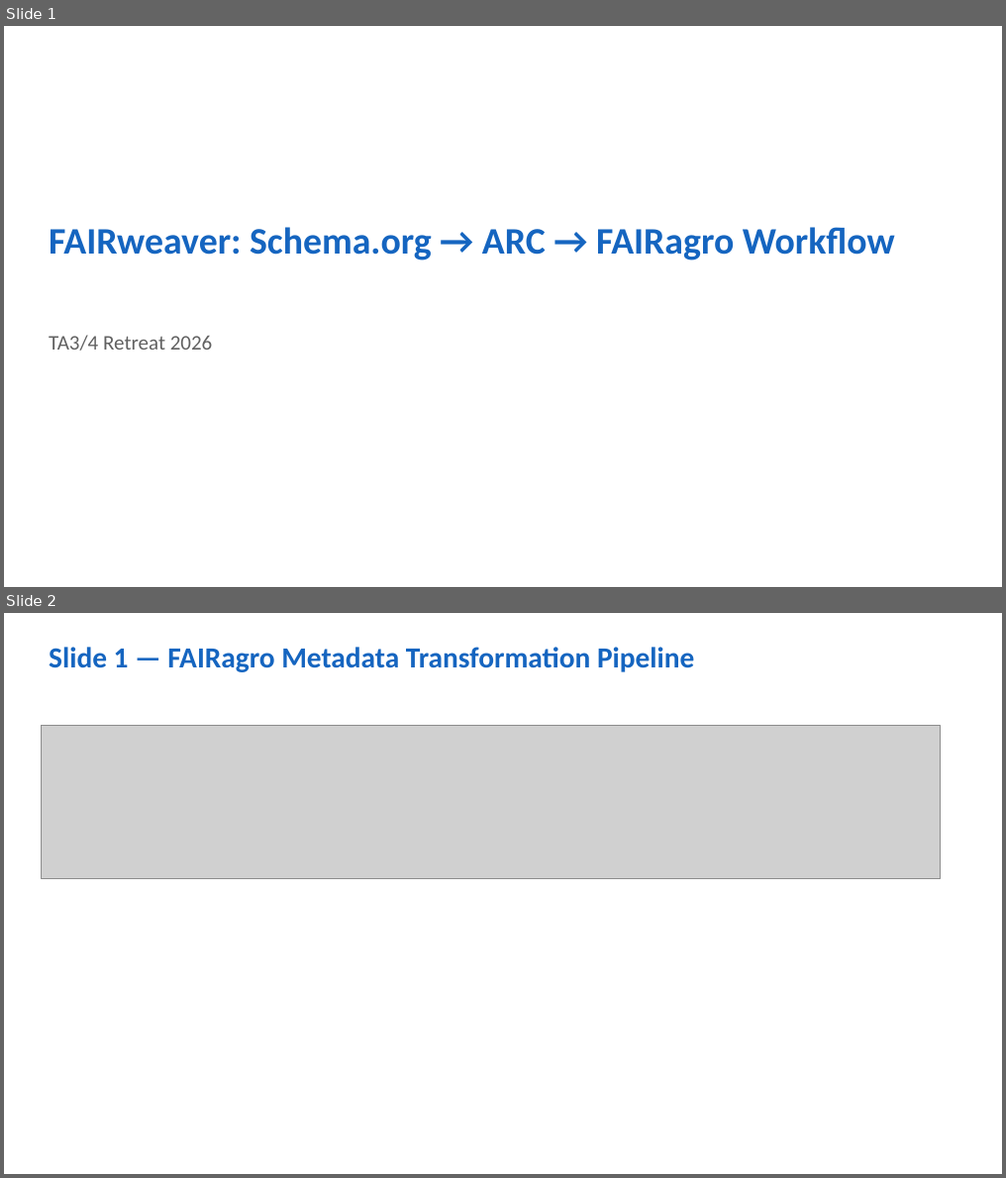
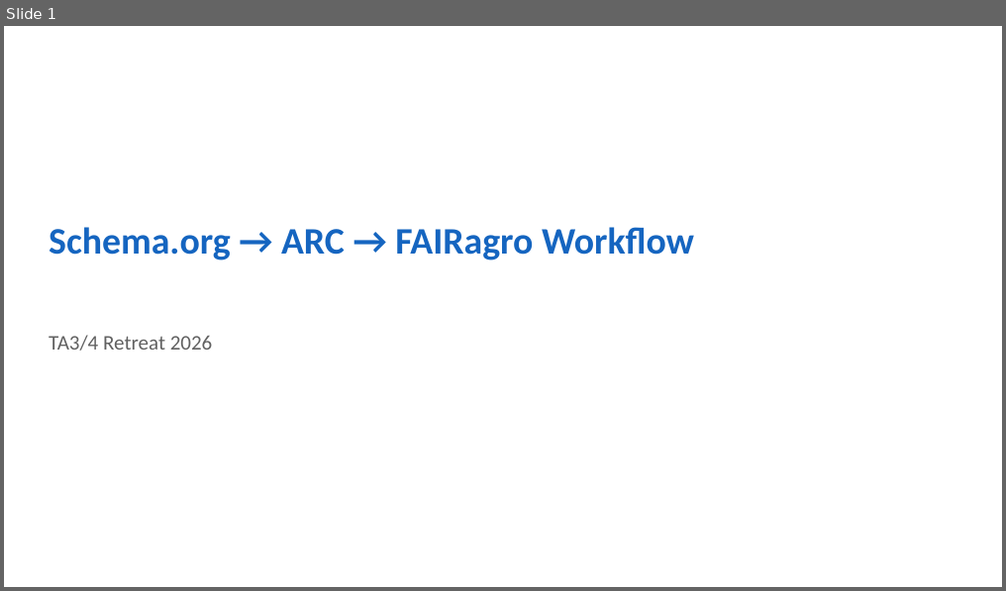
Before and after one commit to jorgitogb/fairweaver, a slide deck: docs/slides/fairst-workflow-slides-editable.pptx. Shown one above the other, each under a label of ours: slides 1 and 2 before the commit, slide 1 after it. The pictures are 1006x1178 and 1006x591 pixels, drawn with LibreOffice and Linux fonts; fonts in the diff are those of the drawing; grey boxes stand for pictures. Boxes give left, top, right and bottom in pixels: in the first picture for what was removed or moved away, otherwise in the second. Text is boxed around its words. In the diff, an @@ line names an element or a change of style, - is before the commit and + after.

Commit message:
Add presentation slides for metadata modeling (slot 6)

```diff
--- a/docs/slides/fairst-workflow-slides-editable.pptx
+++ b/docs/slides/fairst-workflow-slides-editable.pptx
@@ slide 2 removed at [4, 613, 1002, 1174], background #FFFFFF @@
@@ text removed at [49, 647, 694, 672] @@
-Slide 1 — FAIRagro Metadata Transformation Pipeline
@@ picture removed at [42, 725, 940, 879] @@
@@ slide 1 changed as well @@
@@ text at [49, 227, 694, 261]: text changed @@
-FAIRweaver: Schema.org → ARC → FAIRagro Workflow
+Schema.org → ARC → FAIRagro Workflow
```
Also in this commit, not shown: 5 other slides changed, 2 other slides removed, 6 other files.
